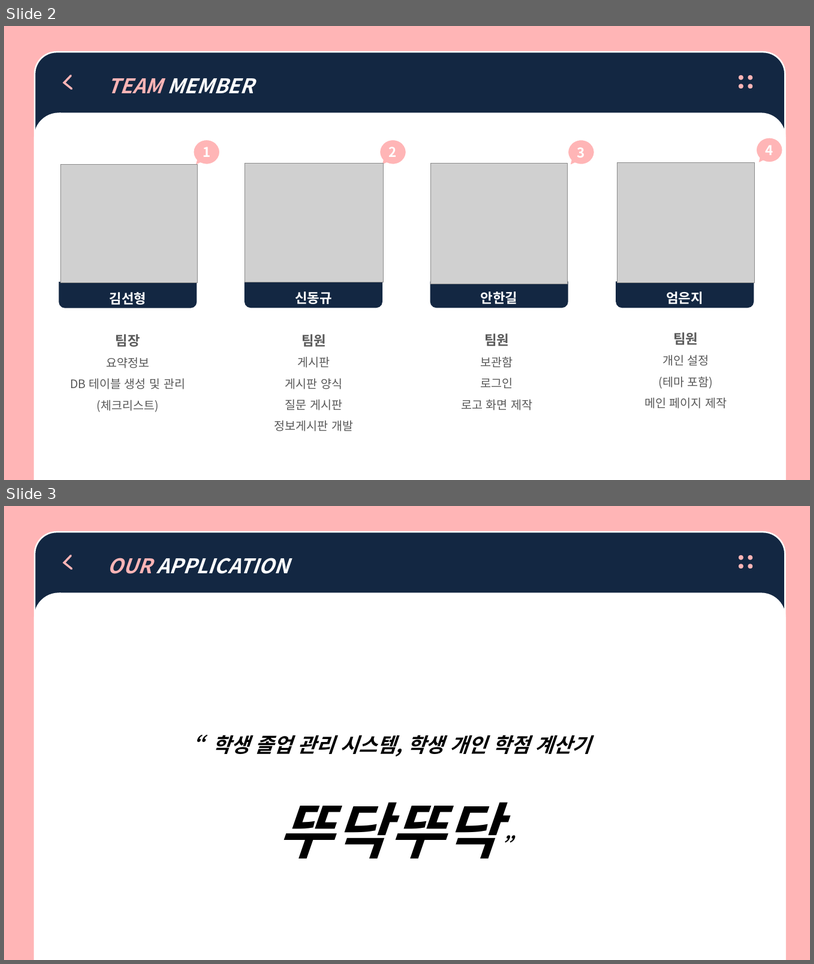
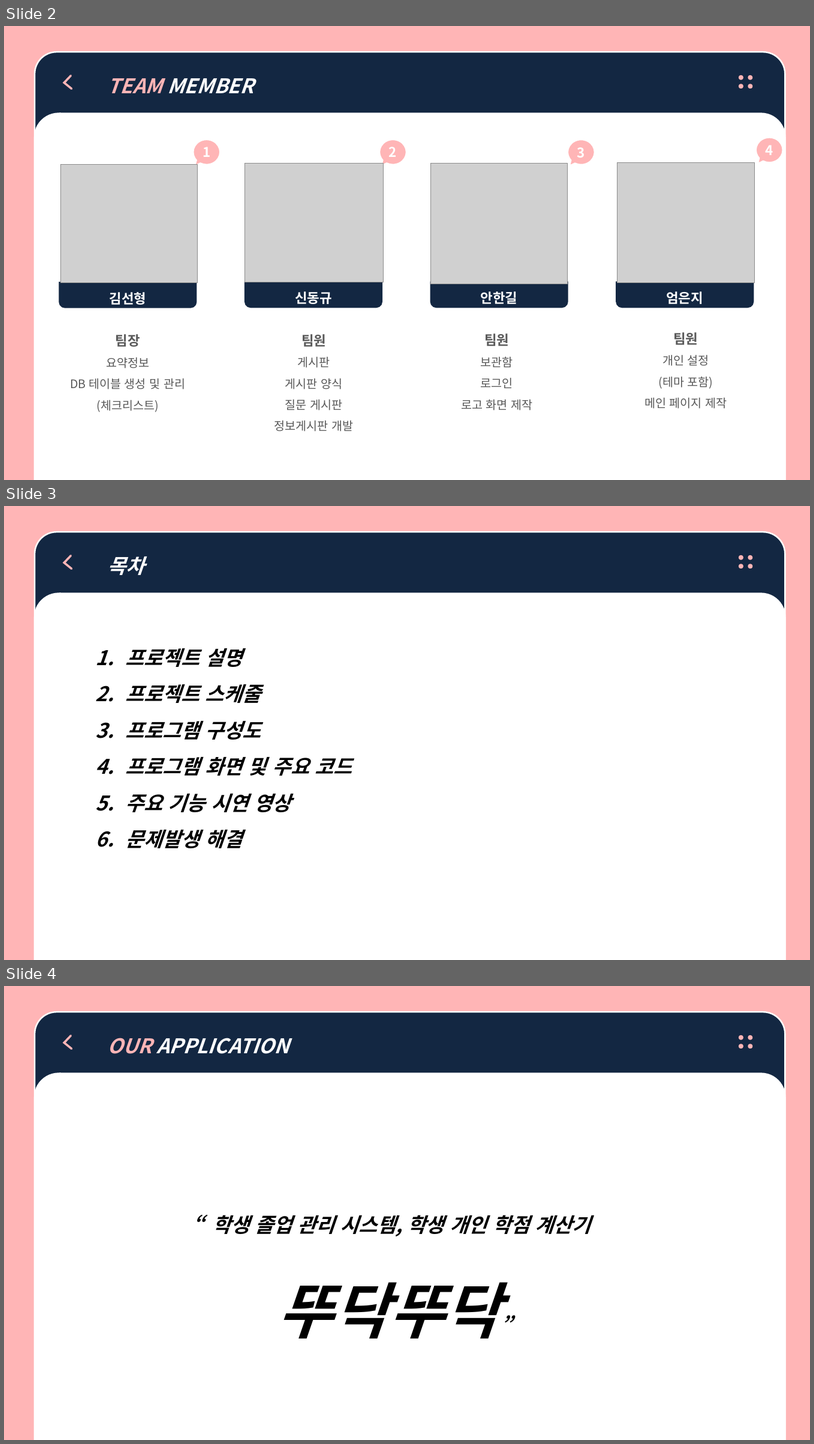
Before and after one commit to sunhyung2007/graduation_project, a slide deck: 뚜닥뚜닥_전프발표.pptx. Shown one above the other, each under a label of ours: slides 2 and 3 before the commit, slides 2, 3 and 4 after it. The pictures are 814x964 and 814x1444 pixels, drawn with LibreOffice and Linux fonts; fonts in the diff are those of the drawing; grey boxes stand for pictures. Boxes give left, top, right and bottom in pixels: in the first picture for what was removed or moved away, otherwise in the second. Text is boxed around its words. In the diff, an @@ line names an element or a change of style, - is before the commit and + after.

```diff
--- a/뚜닥뚜닥_전프발표.pptx
+++ b/뚜닥뚜닥_전프발표.pptx
@@ slide 3 added at [4, 506, 810, 960], background #FFB5B6 @@
@@ group added at [35, 532, 786, 960]: 4 ellipses, 2 round same rects, 1 freeform shape @@
+    목차
@@ text added at [126, 648, 353, 848], 24 pt, text #000000, bold, italic @@
+    1. 프로젝트 설명
+    2. 프로젝트 스케줄
+    3. 프로그램 구성도
+    4. 프로그램 화면 및 주요 코드
+    5. 주요 기능 시연 영상
+    6. 문제발생 해결
@@ freeform shape added at [164, 704, 178, 721], fill #FFFFFF @@
@@ what was slide 3 is now slide 4 @@
```
Also in this commit, not shown: 6 slides changed, 8 other slides added.
